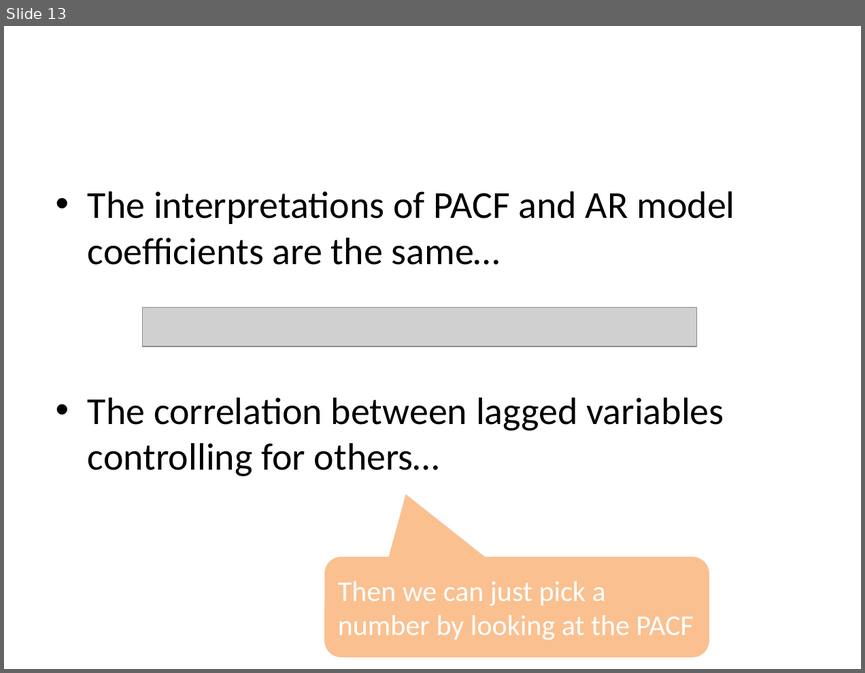
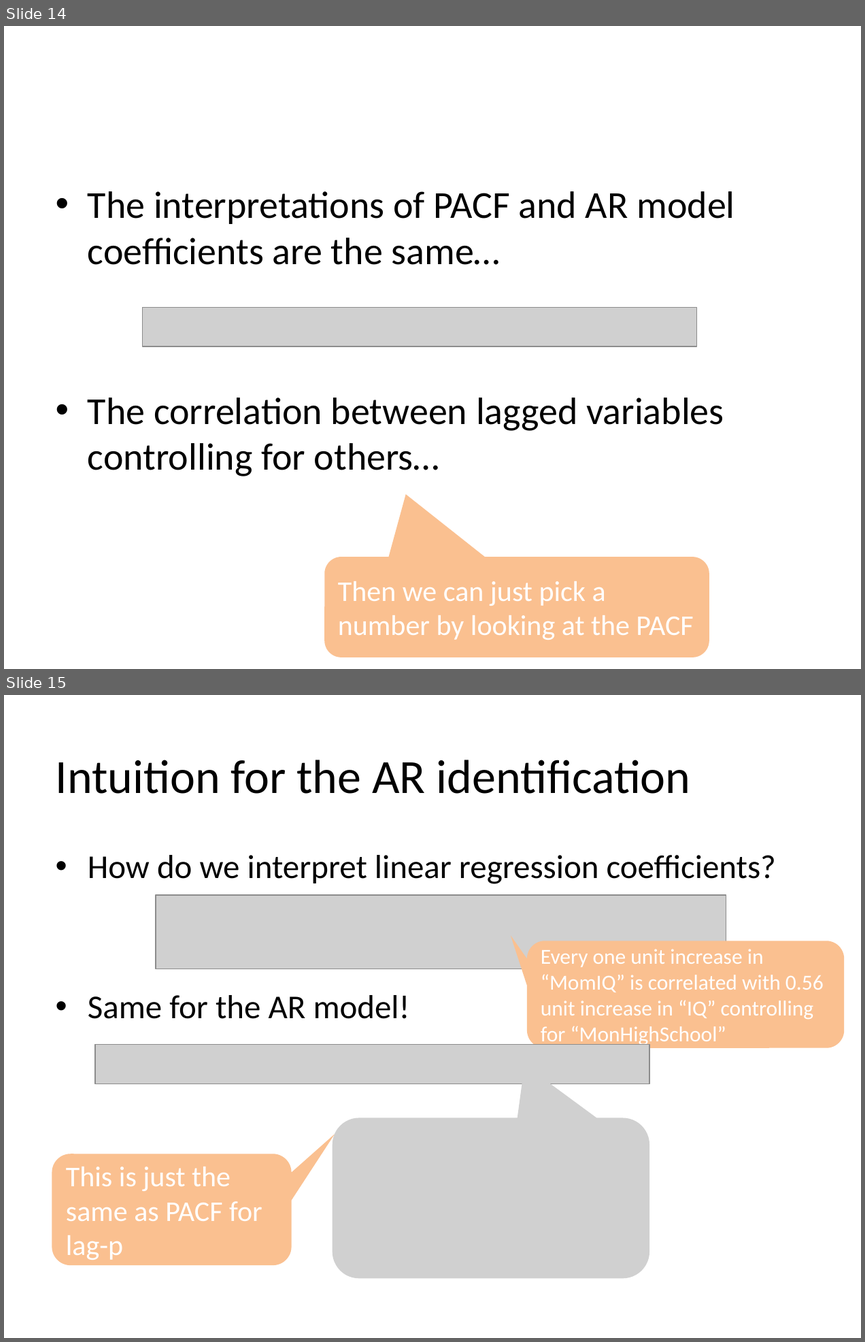
Before and after one commit to zhiyzuo/IS6400-Regression, a slide deck: Week-8-Time-Series-II-AutoRegression/IS6400 Week 8.pptx. Shown one above the other, each under a label of ours: slide 13 before the commit, slides 14 and 15 after it. The pictures are 865x673 and 865x1342 pixels, drawn with LibreOffice and Linux fonts; fonts in the diff are those of the drawing; grey boxes stand for pictures; background and template pictures are left out. Boxes give left, top, right and bottom in pixels: in the first picture for what was removed or moved away, otherwise in the second. Text is boxed around its words. In the diff, an @@ line names an element or a change of style, - is before the commit and + after.

```diff
--- a/Week-8-Time-Series-II-AutoRegression/IS6400 Week 8.pptx
+++ b/Week-8-Time-Series-II-AutoRegression/IS6400 Week 8.pptx
@@ slide 15 added at box(4, 695, 861, 1338), background picture (left out) @@
@@ title added at box(56, 760, 691, 794), 40 pt, text #000000 @@
+Intuition for the AR identification
@@ text added at box(88, 855, 776, 1019), 28 pt, text #000000 @@
+• How do we interpret linear regression coefficients?
+• Same for the AR model!
@@ picture added at box(156, 895, 725, 968) @@
@@ rounded speech box added at box(527, 941, 844, 1048), fill #FAC090, 18 pt, text #FFFFFF @@
+Every one unit increase in “MomIQ” is correlated with 0.56 unit increase in “IQ” controlling for “MonHighSchool”
@@ picture added at box(95, 1045, 649, 1084) @@
@@ picture added at box(332, 1117, 649, 1278) @@
@@ rounded speech box added at box(52, 1153, 292, 1265), fill #FAC090, 24 pt, text #FFFFFF @@
+This is just the same as PACF for lag-p
@@ what was slide 13 is now slide 14 @@
```
Also in this commit, not shown: 2 slides changed, 2 other slides added, 3 other files.
